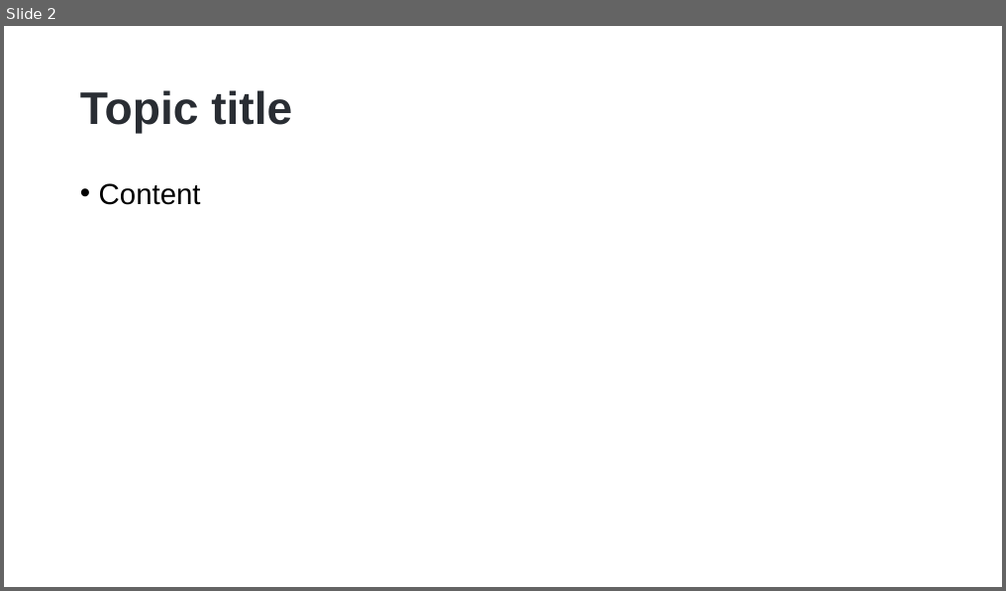
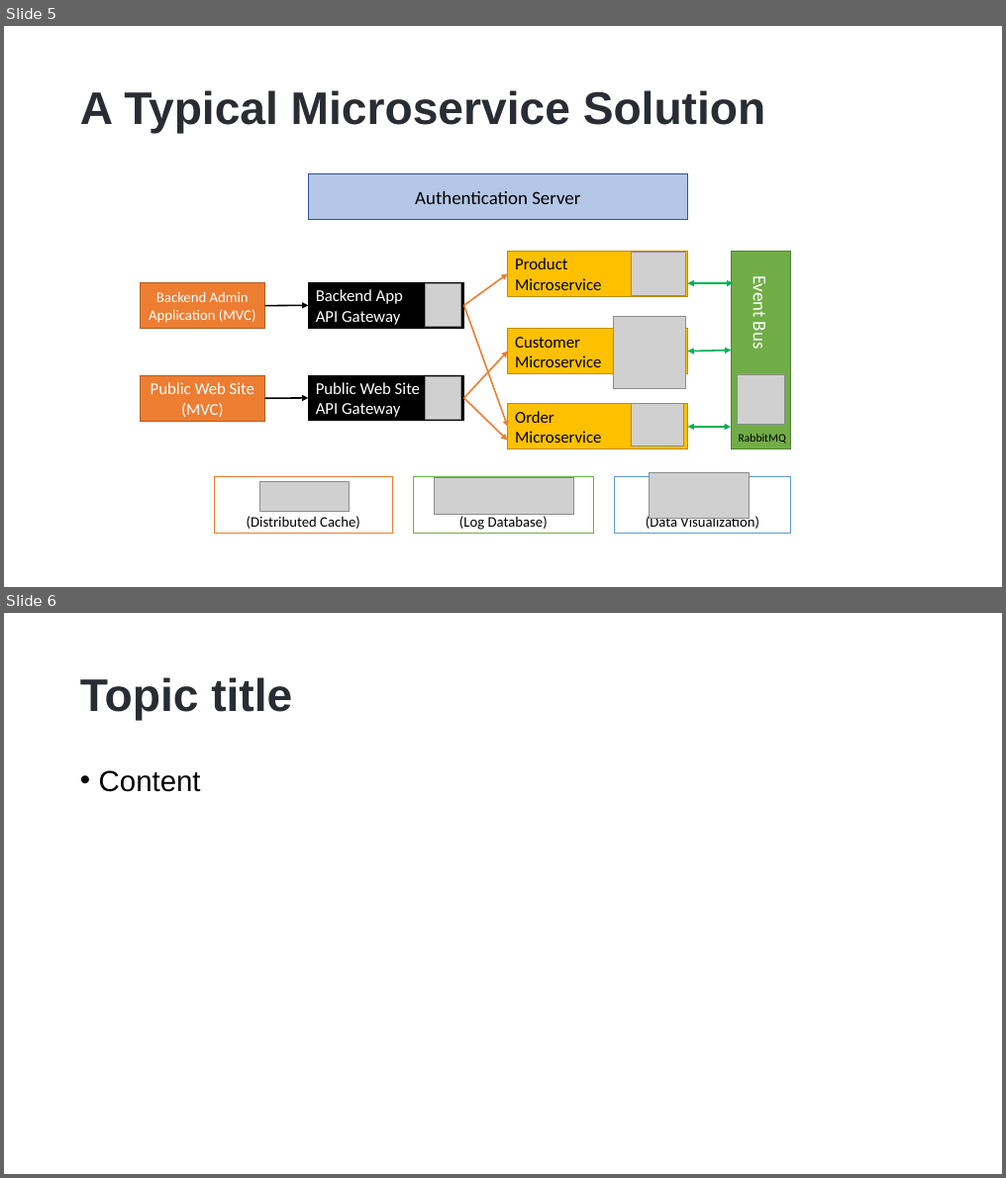
Before and after one commit to hikalkan/presentations, a slide deck: 2023-05-10 ABP Conf 2023 Developing with Kubernetes/Developing with Kubernetes.pptx. Shown one above the other, each under a label of ours: slide 2 before the commit, slides 5 and 6 after it. The pictures are 1006x591 and 1006x1178 pixels, drawn with LibreOffice and Linux fonts; fonts in the diff are those of the drawing; grey boxes stand for pictures; background and template pictures are left out. Boxes give left, top, right and bottom in pixels: in the first picture for what was removed or moved away, otherwise in the second. Text is boxed around its words. In the diff, an @@ line names an element or a change of style, - is before the commit and + after.

```diff
--- a/2023-05-10 ABP Conf 2023 Developing with Kubernetes/Developing with Kubernetes.pptx
+++ b/2023-05-10 ABP Conf 2023 Developing with Kubernetes/Developing with Kubernetes.pptx
@@ slide 5 added at (4, 26, 1002, 587), background picture (left out) @@
@@ title added at (80, 90, 765, 134), 44 pt, text #292D33, bold @@
+A Typical Microservice Solution
@@ rectangle added at (309, 174, 688, 220), fill #B4C7E7, outline #325491 1 pt, 18 pt, text #000000 @@
+Authentication Server
@@ rectangle added at (508, 252, 687, 297), fill #FFC000, outline #BD8E00 1 pt, 16 pt, text #000000 @@
+Product
+Microservice
@@ picture added at (632, 252, 686, 296) @@
@@ rectangle added at (732, 252, 791, 450), fill #70AD47, outline #538035 1 pt, 18 pt, text #FFFFFF @@
+Event Bus
@@ rectangle added at (141, 283, 265, 329), fill #ED7D31, outline #AF5C24 1 pt, 14 pt, text #FFFFFF @@
+Backend Admin Application (MVC)
@@ rectangle added at (309, 282, 464, 329), fill #000000, outline #000000 1 pt, 16 pt, text #FFFFFF @@
+Backend App
+API Gateway
@@ picture added at (426, 284, 461, 327) @@
@@ arrow added from (464, 305) to (508, 274), #ED7D31 1.5 pt @@
@@ double arrow added from (687, 283) to (734, 283), #00B050 1.5 pt @@
@@ arrow added from (265, 306) to (309, 305), #000000 1.5 pt @@
@@ arrow added from (464, 305) to (508, 427), #ED7D31 1.5 pt @@
@@ picture added at (614, 316, 685, 388) @@
@@ arrow added from (464, 398) to (508, 352), #ED7D31 1.5 pt @@
@@ rectangle added at (508, 329, 687, 374), fill #FFC000, outline #BD8E00 1 pt, 16 pt, text #000000 @@
+Customer
+Microservice
@@ double arrow added from (687, 352) to (731, 350), #00B050 1.5 pt @@
@@ rectangle added at (141, 375, 265, 421), fill #ED7D31, outline #AF5C24 1 pt, 16 pt, text #FFFFFF @@
+Public Web Site
+(MVC)
@@ rectangle added at (309, 375, 464, 421), fill #000000, outline #000000 1 pt, 16 pt, text #FFFFFF @@
+Public Web Site
+API Gateway
@@ picture added at (426, 377, 461, 420) @@
@@ picture added at (738, 374, 785, 425) @@
@@ arrow added from (265, 399) to (309, 398), #000000 1.5 pt @@
@@ arrow added from (464, 398) to (508, 441), #ED7D31 1.5 pt @@
@@ rectangle added at (508, 404, 687, 450), fill #FFC000, outline #BD8E00 1 pt, 16 pt, text #000000 @@
+Order
+Microservice
@@ picture added at (632, 403, 684, 446) @@
@@ double arrow added from (687, 427) to (731, 427), #00B050 1.5 pt @@
@@ text added at (739, 434, 786, 444), 11 pt, text #000000 @@
+RabbitMQ
@@ rectangle added at (214, 477, 392, 534), fill #FFFFFF, outline #ED7D31 1 pt, 14 pt, text #000000 @@
+(Distributed Cache)
@@ picture added at (260, 482, 349, 512) @@
@@ rectangle added at (414, 477, 593, 534), fill #FFFFFF, outline #70AD47 1 pt, 14 pt, text #000000 @@
+(Log Database)
@@ picture added at (434, 477, 573, 515) @@
@@ rectangle added at (615, 477, 791, 534), fill #FFFFFF, outline #5B9BD5 1 pt, 14 pt, text #000000 @@
+(Data Visualization)
@@ picture added at (649, 473, 748, 519) @@
@@ what was slide 2 is now slide 6 @@
```
Also in this commit, not shown: 31 other slides added.
